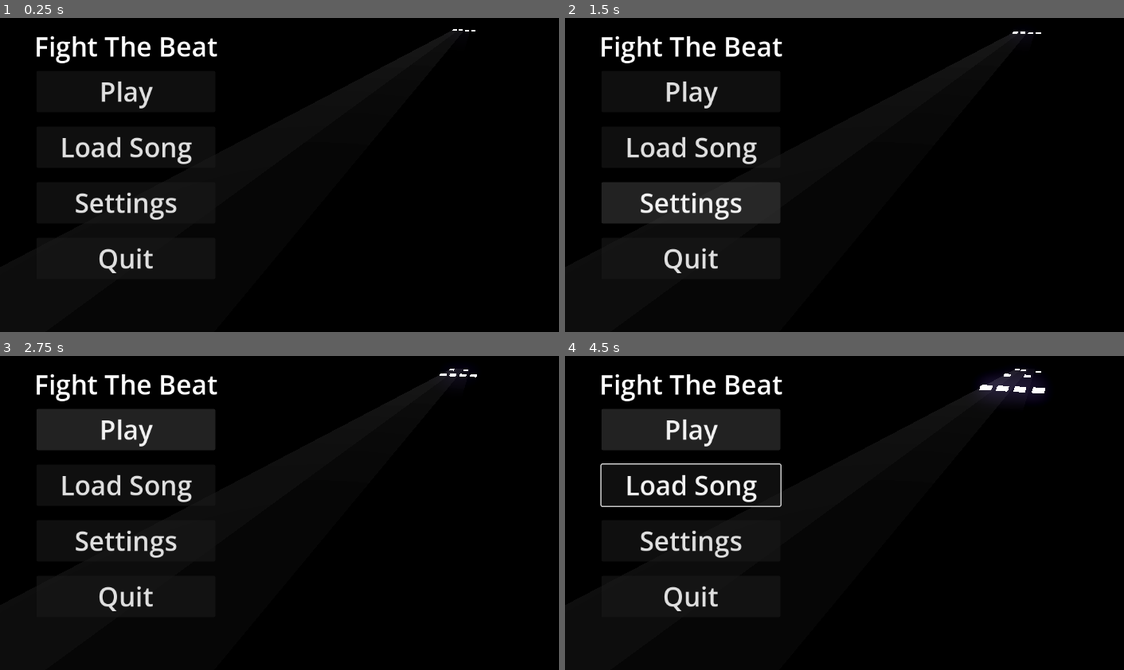
Above: before the commit, frames 1-4 (two rows, left to right).
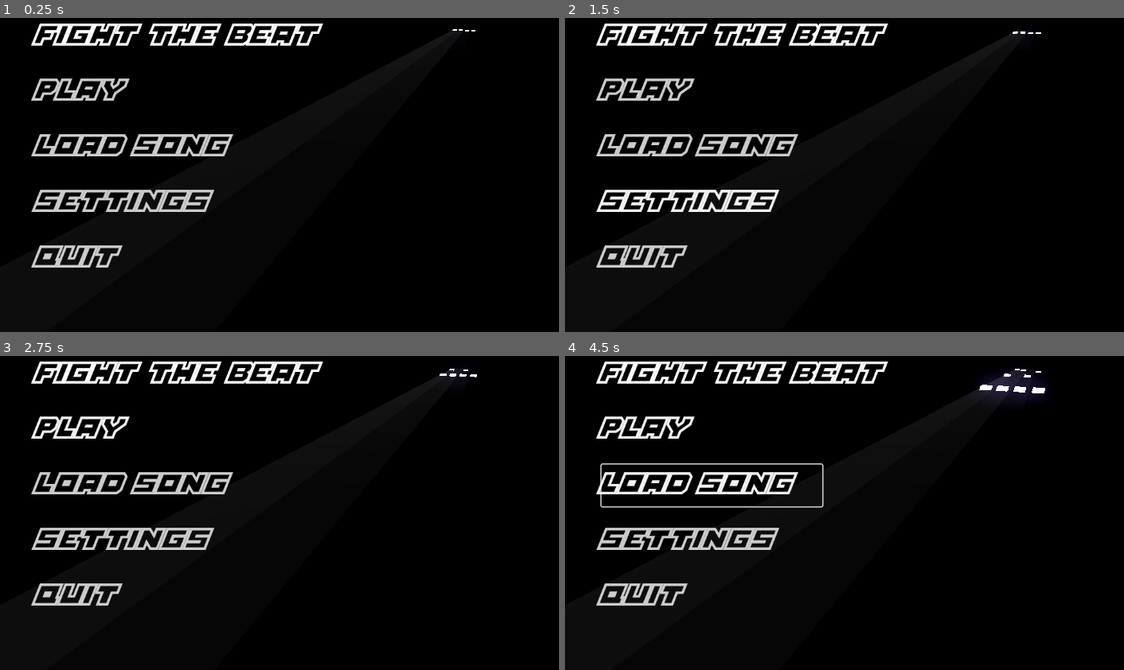
Above: after the commit, the same moments.

Repository: RafaeloxMC/fight-the-beat
Game: Godot game, scene res://scenes/ui/main_menu.tscn
Same seed, same stepped clock (60 frames per second), same inputs: the game is played once before the commit and once after it. The project has no main scene, so this scene is started directly.
Inputs:
- Up to frame 1 (0.25 s): no input
- Up to frame 2 (1.5 s): click "Load Song" (after the commit: "LOAD SONG") at 0.5 s; click "Settings" (after the commit: "SETTINGS") at 1.25 s
- Up to frame 3 (2.75 s): click "Play" (after the commit: "PLAY") at 2 s
- Up to frame 4 (4.5 s): click "Play" (after the commit: "PLAY") at 2.75 s; tap Enter at 3.5 s; hold R (RIGHT_LANE) 3.53-4.28 s; tap W (ML_LANE) at 3.6 s; hold Down from 4.28 s (still down); tap E (MR_LANE) at 4.35 s

The runs differ from the first frame. In frame 1, 7.2% of the frame differs, in the area x 5-58%, y 1-82%; in frame 2, 9.7%; in frame 3, 10%; in frame 4, 11%.

Commit message:
Update main menu design

Diff:
--- a/assets/themes/theme.tres
+++ b/assets/themes/theme.tres
@@ -1,5 +1,20 @@
 [gd_resource type="Theme" format=3 uid="uid://dndiri3lqyjwh"]
 
+[ext_resource type="FontFile" uid="uid://bhmcche7p6ely" path="res://assets/fonts/platinum_sign_over.ttf" id="1_7egdk"]
+
+[sub_resource type="StyleBoxFlat" id="StyleBoxFlat_51ufp"]
+bg_color = Color(0, 0, 0, 0)
+draw_center = false
+corner_radius_top_left = 8
+corner_radius_top_right = 8
+corner_radius_bottom_right = 8
+corner_radius_bottom_left = 8
+
 [resource]
+Button/colors/font_color = Color(0.80049056, 0.80049086, 0.8004905, 1)
 Button/font_sizes/font_size = 48
+Button/fonts/font = ExtResource("1_7egdk")
+Button/styles/hover = SubResource("StyleBoxFlat_51ufp")
+Button/styles/normal = SubResource("StyleBoxFlat_51ufp")
+Button/styles/pressed = SubResource("StyleBoxFlat_51ufp")
 Label/font_sizes/font_size = 32
--- a/scenes/ui/main_menu.tscn
+++ b/scenes/ui/main_menu.tscn
@@ -4,6 +4,7 @@
 [ext_resource type="Theme" uid="uid://dndiri3lqyjwh" path="res://assets/themes/theme.tres" id="1_sl1te"]
 [ext_resource type="Environment" uid="uid://r3rud53mhmmu" path="res://assets/environments/world.tres" id="3_1g8jr"]
 [ext_resource type="PackedScene" uid="uid://nd7dwmolsb7a" path="res://scenes/note.tscn" id="4_m1kxf"]
+[ext_resource type="FontFile" uid="uid://bhmcche7p6ely" path="res://assets/fonts/platinum_sign_over.ttf" id="4_uhagc"]
 
 [sub_resource type="StandardMaterial3D" id="StandardMaterial3D_m1kxf"]
 albedo_color = Color(0.08235294, 0.08235294, 0.08235294, 1)
@@ -48,13 +49,15 @@
 anchors_preset = 5
 anchor_left = 0.5
 anchor_right = 0.5
-offset_left = -166.0
-offset_top = 11.0
-offset_right = 166.0
-offset_bottom = 78.0
+offset_left = -162.0
+offset_top = -11.5
+offset_right = 350.0
+offset_bottom = 64.5
 grow_horizontal = 2
+theme_override_colors/font_color = Color(1, 1, 1, 1)
+theme_override_fonts/font = ExtResource("4_uhagc")
 theme_override_font_sizes/font_size = 48
-text = "Fight The Beat"
+text = "FIGHT THE BEAT"
 
 [node name="Play" type="Button" parent="Control" unique_id=1202928947]
 layout_mode = 1
@@ -64,13 +67,14 @@
 anchor_right = 0.5
 anchor_bottom = 0.5
 offset_left = -162.0
-offset_top = -150.0
-offset_right = 162.0
-offset_bottom = -75.0
+offset_top = -150.5
+offset_right = 238.0
+offset_bottom = -74.5
 grow_horizontal = 2
 grow_vertical = 2
 theme = ExtResource("1_sl1te")
-text = "Play"
+text = "PLAY"
+alignment = 0
 
 [node name="Load Song" type="Button" parent="Control" unique_id=1289290886]
 layout_mode = 1
@@ -80,13 +84,14 @@
 anchor_right = 0.5
 anchor_bottom = 0.5
 offset_left = -162.0
-offset_top = -49.0
-offset_right = 162.0
-offset_bottom = 26.0
+offset_top = -49.5
+offset_right = 238.0
+offset_bottom = 26.5
 grow_horizontal = 2
 grow_vertical = 2
 theme = ExtResource("1_sl1te")
-text = "Load Song"
+text = "LOAD SONG"
+alignment = 0
 
 [node name="Settings" type="Button" parent="Control" unique_id=594479966]
 layout_mode = 1
@@ -96,13 +101,14 @@
 anchor_right = 0.5
 anchor_bottom = 0.5
 offset_left = -162.0
-offset_top = 52.0
-offset_right = 162.0
-offset_bottom = 127.0
+offset_top = 51.5
+offset_right = 238.0
+offset_bottom = 127.5
 grow_horizontal = 2
 grow_vertical = 2
 theme = ExtResource("1_sl1te")
-text = "Settings"
+text = "SETTINGS"
+alignment = 0
 
 [node name="Quit" type="Button" parent="Control" unique_id=283449347]
 layout_mode = 1
@@ -112,13 +118,14 @@
 anchor_right = 0.5
 anchor_bottom = 0.5
 offset_left = -162.0
-offset_top = 153.0
-offset_right = 162.0
-offset_bottom = 228.0
+offset_top = 152.5
+offset_right = 238.0
+offset_bottom = 228.5
 grow_horizontal = 2
 grow_vertical = 2
 theme = ExtResource("1_sl1te")
-text = "Quit"
+text = "QUIT"
+alignment = 0
 
 [node name="3D Container" type="Node3D" parent="." unique_id=1262582697]
 
Binary file added: assets/fonts/platinum_sign.ttf
Not shown, added: assets/fonts/platinum_sign.ttf.import
Binary file added: assets/fonts/platinum_sign_over.ttf
Not shown, added: assets/fonts/platinum_sign_over.ttf.import
Binary file added: assets/fonts/platinum_sign_under.ttf
Not shown, added: assets/fonts/platinum_sign_under.ttf.import
